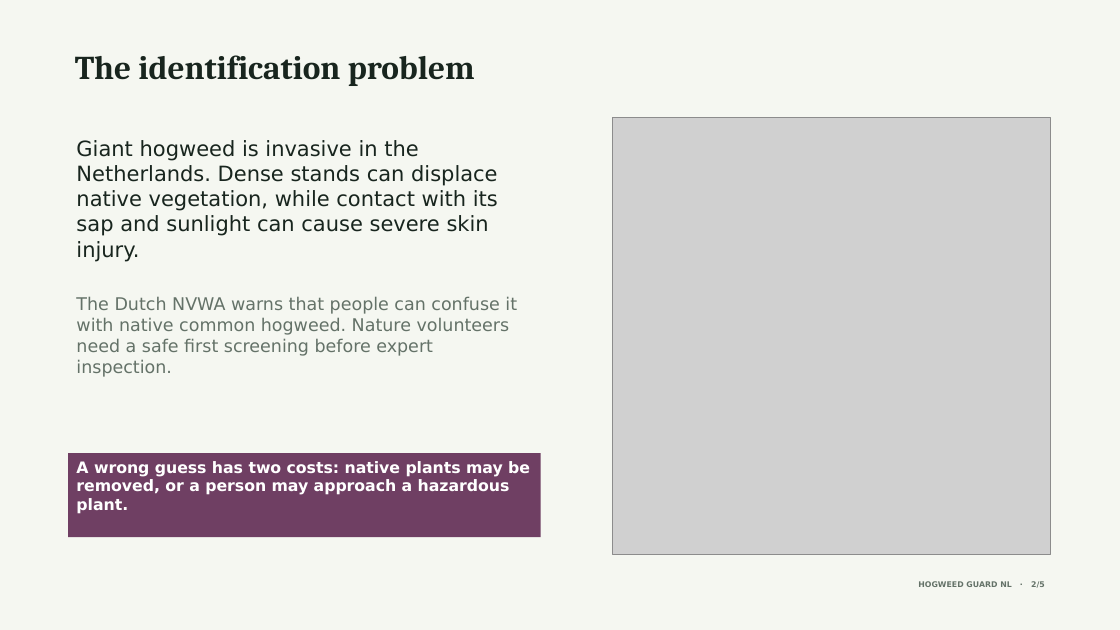
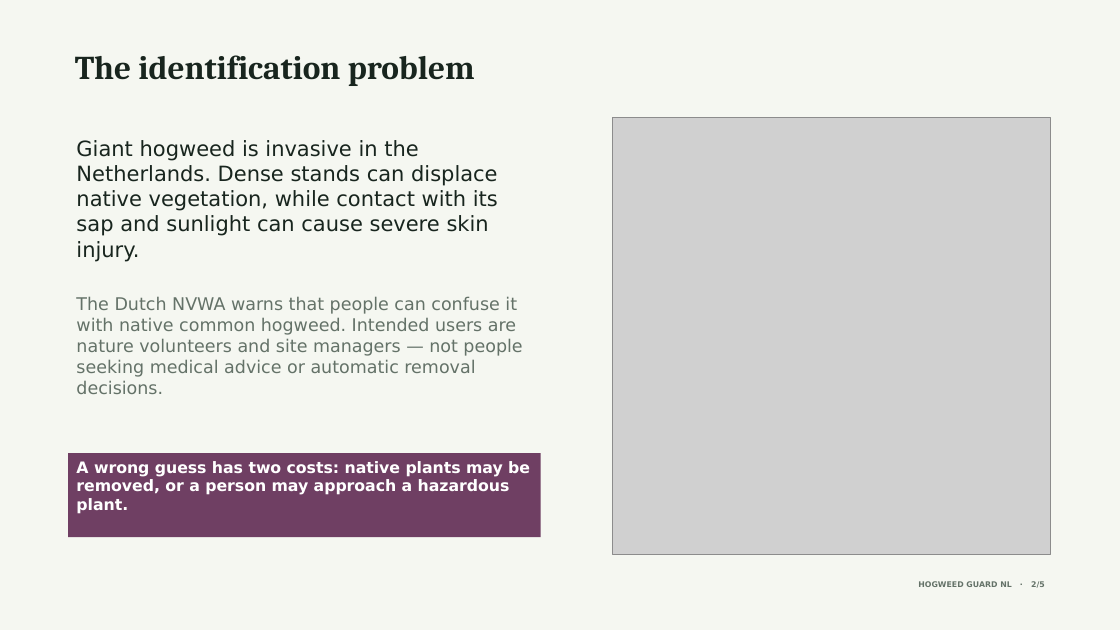
Before and after one commit to Maxlopez02/ai4g-portfolio-MaxLopez, a slide deck: slide 2 of Term 1/Week 7/presentation/Hogweed_Guard_NL_Hackathon_7.pptx. Drawn at 1120x630 pixels with LibreOffice and Linux fonts; fonts in the diff are those of the drawing; grey boxes stand for pictures. Boxes give left, top, right and bottom in pixels: in the first picture for what was removed or moved away, otherwise in the second. Text is boxed around its words. In the diff, an @@ line names an element or a change of style, - is before the commit and + after.

```diff
--- a/Term 1/Week 7/presentation/Hogweed_Guard_NL_Hackathon_7.pptx
+++ b/Term 1/Week 7/presentation/Hogweed_Guard_NL_Hackathon_7.pptx
@@ text at (x1=76, y1=296, x2=522, y2=394): text changed @@
-The Dutch NVWA warns that people can confuse it with native common hogweed. Nature volunteers need a safe first screening before expert inspection.
+The Dutch NVWA warns that people can confuse it with native common hogweed. Intended users are nature volunteers and site managers — not people seeking medical advice or automatic removal decisions.
```
Also in this commit, not shown: 1 other slide changed.
